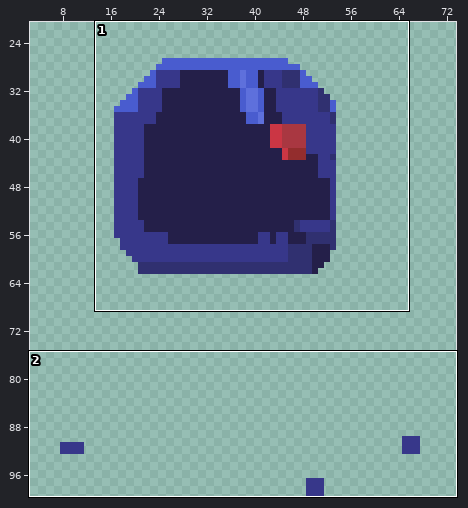
Two states of a sprite sheet, Boss2/Boss2v2/Boss2 skok12.png. The picture above shows the old version from afar; the outline marks the close-up.
Close-up. Earlier state:
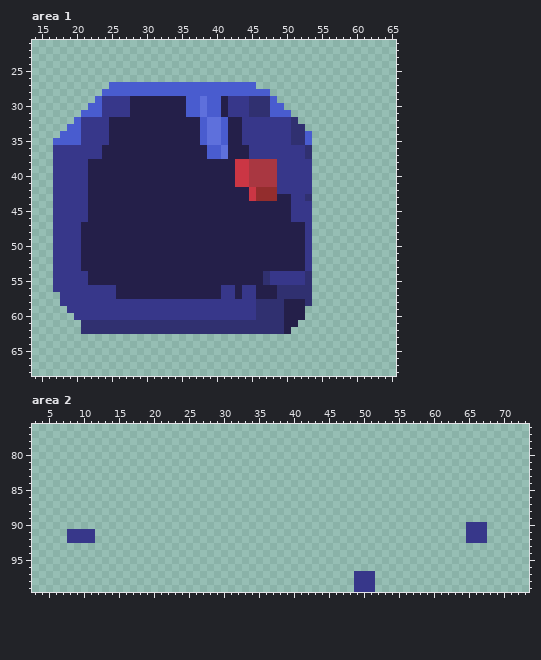
The file is 88x100 pixels. Shown: area 1: x 14..65, y 21..68; area 2: x 3..73, y 76..99. The old version is drawn lined up with the new one. The wide view leaves out empty margins.
After:
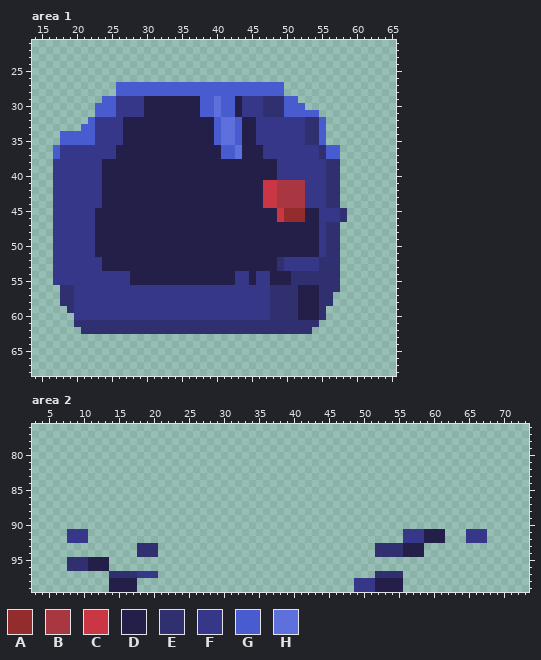
Palette (. is transparent): A #932d2d  B #a93741  C #cb3644  D #241f49  E #303070  F #37378a  G #495ccf  H #5e70dc
From old to new:
drawings rearranged on the sheet (the old picture shows each at its new place; 3 dropped ones are not shown)
Changed rows in their new state; - is an unchanged pixel.
Area 1:
first column x 17:
27 --------.--------------------GGGG---------
28 -------..----------------------GG---------
29 ------.GG--FF------DDG-HGGD-FF-EEGG-------
30 -----.-GG--FF------DDG-HGGD-FF-EEGGG------
31 ----..-GG--FF------DDG-HGGD-FF-EE-GGGG----
32 ---..G--FF-----------DDGHHGDD-----FFEEG---
33 --..GG--FF-----------DDGHHGDD-----FFEEG---
34 ----GG--FF-----------DDGHHGDD-----FFEEG---
35 .---GG--FF-----------DDGHHGDD-----FFEEG---
36 G------FF-------------DDGGH-DD------FFEGG-
37 G------FF-------------DDGGH-DD------FFEGG-
38 -----FF-------------------DDDDDD-----FFEE-
39 -----FF-------------------DDDDDD-----FFEE-
40 -----FF-------------------DDDDDD-----FFEE-
41 -----FF-------------------DDDDCCBBBB-FFEE-
42 -----FF---------------------DDCCBBBB-FFEE-
43 -----FF---------------------DDCCBBBBFFFEE-
44 -----FF-----------------------CCBBBB-FFEE-
45 -----F--------------------------CAAADDFFFE
46 -----F--------------------------CAAADDFFFE
47 ----FF------------------------------DDFEE-
48 ----FF------------------------------DDFEE-
49 ----FF------------------------------DDFEE-
50 ----FF------------------------------DDFEE-
51 ----FF------------------------------DDFEE-
52 ----FFF-------------------------EFFF-FEEE-
53 ----FFF-------------------------EFFF-FEEE-
54 -----FFFFFF---------------FF-FFDDDEE-EEEE-
55 -----FFFFFF---------------FF-FFDDDEE-EEEE-
56 .EE------FFFFFFFFFFFFFFF--F--FFE---DDDEEE-
57 -EE------FFFFFFFFFFFFFFF--F--FFE---DDDEE--
58 -EE--------------------------FF--EE-DDEE--
59 --E--------------------------FF--EE-DDE---
60 -----------------------------FF--EE-DDE---
61 ---E-----------------------------EEEEE----
62 ---------------------------------EEEE-----
Area 2:
first column x 8:
 90 ---------------------------------------------------------...
 91 ---.--------------------------------------------FFFDDD------
 92 ---.--------------------------------------------FFFDDD------
 93 ----------EEE-------------------------------EEEEDDD---------
 94 ----------EEE-------------------------------EEEEDDD---------
 95 EEEDDD------------------------------------------------------
 96 EEEDDD------------------------------------------------------
 97 ------EEEEFFF----------------------------...EEEE------------
 98 ------DDDD----------------------------------DDDD------------
 99 ------DDDD----------------------------------DDDD------------
Where, in picture pixels (left, top, right, bottom), the same in both close-ups:
changed: (53, 82, 347, 334)
changed: (354, 522, 487, 592)
changed: (67, 529, 158, 592)
